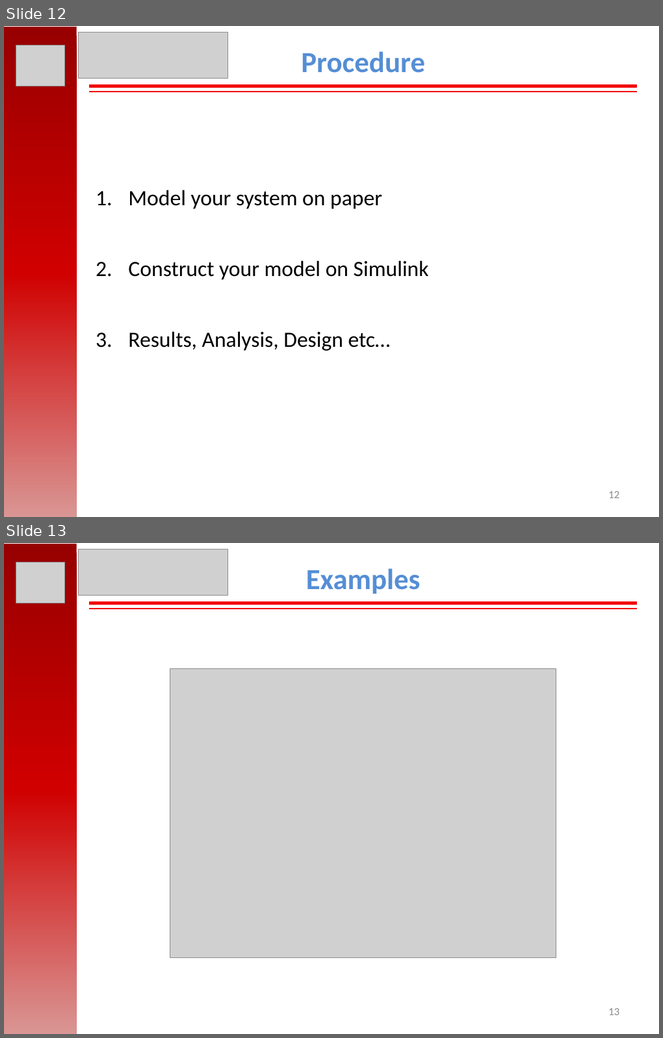
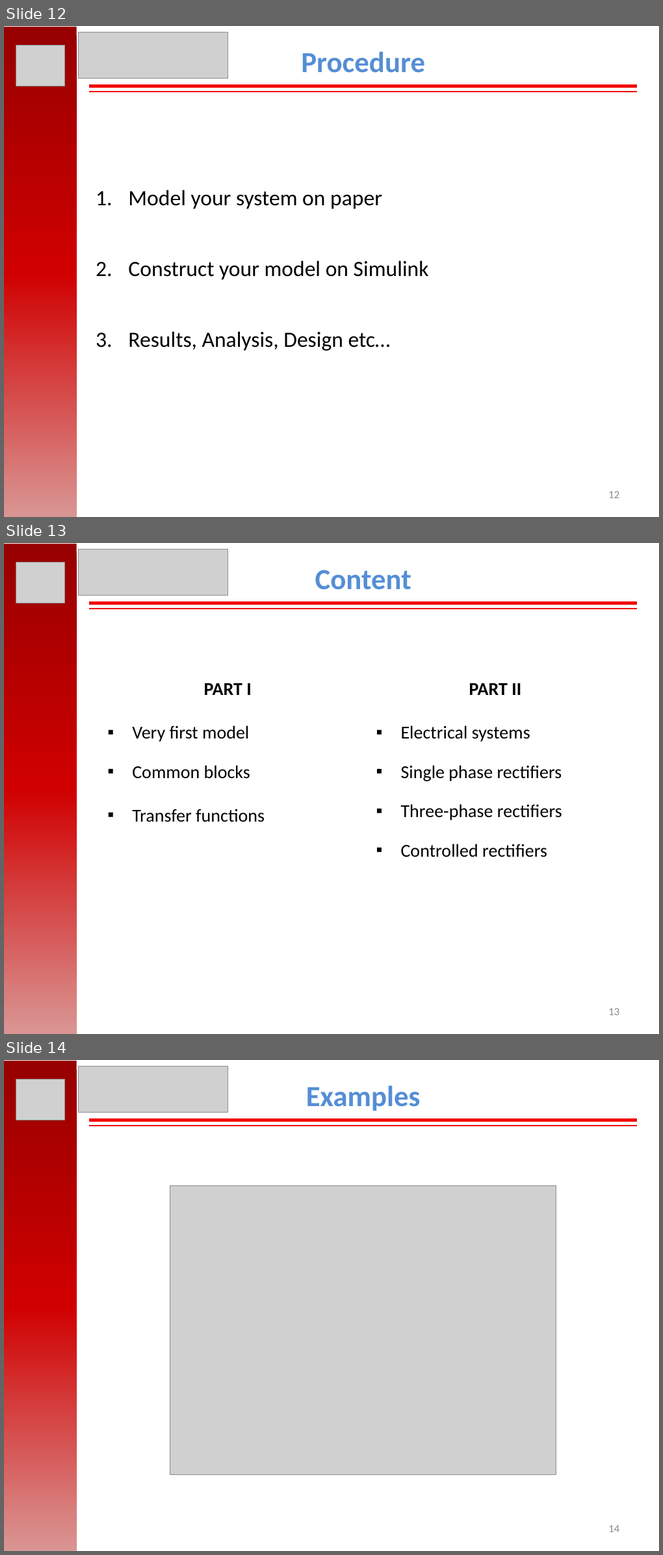
Before and after one commit to mesutto/Teaching-Materials, a slide deck: EE463/Simulink workshop/Presentation/Simulink Workshop 2018 - EE463.pptx. Shown one above the other, each under a label of ours: slides 12 and 13 before the commit, slides 12, 13 and 14 after it. The pictures are 663x1038 and 663x1555 pixels, drawn with LibreOffice and Linux fonts; fonts in the diff are those of the drawing; grey boxes stand for pictures. Boxes give left, top, right and bottom in pixels: in the first picture for what was removed or moved away, otherwise in the second. Text is boxed around its words. In the diff, an @@ line names an element or a change of style, - is before the commit and + after.

Commit message:
Simulink workshop content added.

```diff
--- a/EE463/Simulink workshop/Presentation/Simulink Workshop 2018 - EE463.pptx
+++ b/EE463/Simulink workshop/Presentation/Simulink Workshop 2018 - EE463.pptx
@@ slide 13 added at [4,543,659,1034], background #FFFFFF @@
@@ rectangle added at [4,544,77,1034], fill gradient #970000 to #D00000 to #D99694 @@
@@ picture added at [16,562,65,603] @@
@@ picture added at [79,549,228,596] @@
@@ text added at [315,570,412,590], 32 pt, text #558ED5, bold @@
+Content
@@ line added from (89, 603) to (638, 603), #F20000 4 pt @@
@@ line added from (89, 609) to (638, 609), #F20000 1.5 pt @@
@@ text added at [132,683,265,823], 20 pt, text #000000 @@
+PART I
+▪ Very first model
+▪ Common blocks
+▪ Transfer functions
@@ text added at [401,683,562,858], 20 pt, text #000000 @@
+PART II
+▪ Electrical systems
+▪ Single phase rectifiers
+▪ Three-phase rectifiers
+▪ Controlled rectifiers
@@ page number added at [608,1008,620,1016], 12 pt, text #8C8C8C @@
+13
@@ what was slide 13 is now slide 14 @@
@@ page number at [608,1525,620,1533]: text changed @@
-13
+14
```
Also in this commit, not shown: 1 other file.
